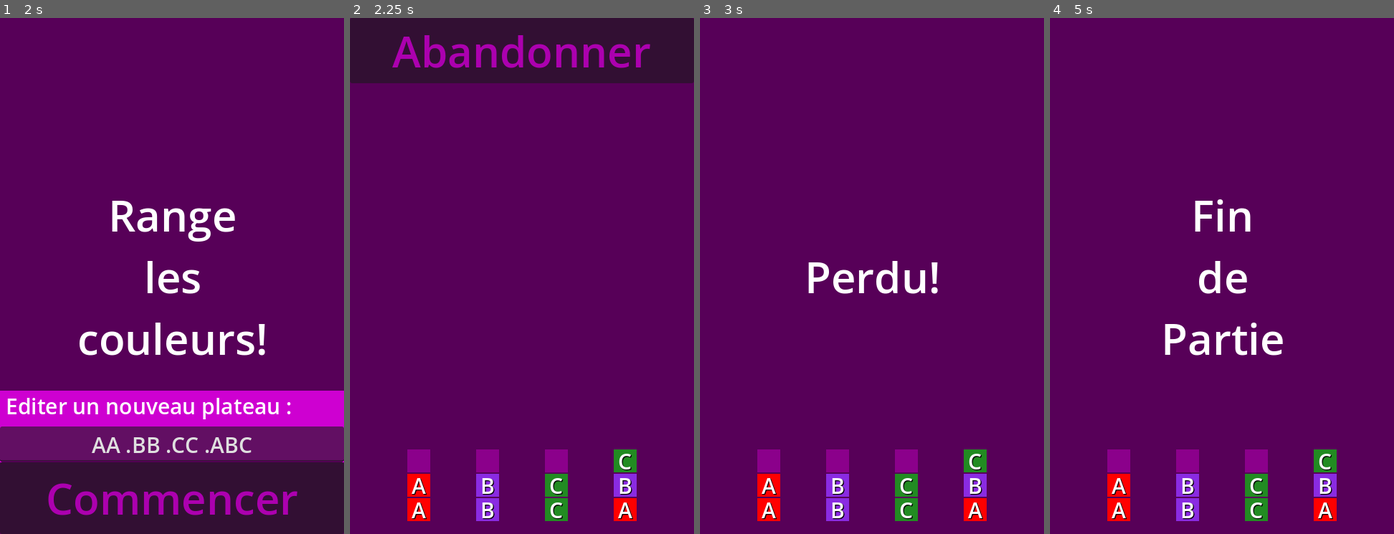
Above: before the commit, frames 1-4 (left to right).
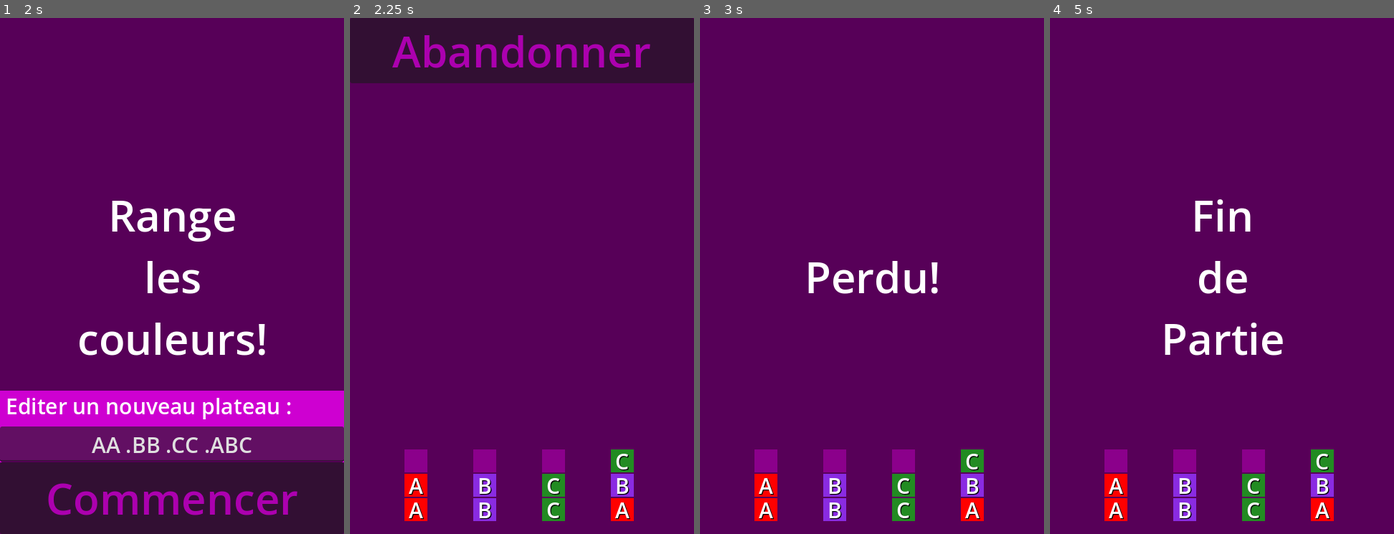
Above: after the commit, the same moments.

Repository: leguims/godot-color-sort-for-anna
Game: Godot game, scene res://Scenes/Principal/principal.tscn
Two runs of this game, one before a commit and one after it. Both use one fixed random seed, a clock stepped at 60 frames per second and the inputs below.
Inputs (mouse positions are in pixels of both pictures, inside the frame that each line leads up to):
- Up to frame 1 (2 s): tap Enter at 0.5 s; move the mouse to (247, 250) at 0.52 s; click (247, 250) at 0.67 s; tap Space at 1.25 s; move the mouse to (103, 301) at 1.27 s; click (103, 301) at 1.42 s
- Up to frame 2 (2.25 s): click "Commencer" at 2 s
- Up to frame 3 (3 s): click "Abandonner" at 2.75 s
- Up to frame 4 (5 s): tap Enter at 3.5 s; move the mouse to (1256, 162) at 3.52 s; click (1256, 162) at 3.67 s; tap Space at 4.25 s; move the mouse to (1204, 379) at 4.27 s; click (1204, 379) at 4.42 s

Frame 1 is identical in both runs. In frame 2, 1.8% of the frame differs, in the area x 15-84%, y 83-98%; in frame 3, 1.8%; in frame 4, 1.8%.

Commit message:
Surbrillance lors de la selection/deselection des piles.

Diff:
--- a/Scenes/Jeton/jeton.gd
+++ b/Scenes/Jeton/jeton.gd
@@ -46,14 +46,6 @@
 	# Enregistrer les positions initiales
 	position_initiale_carre = $Carre.position
 	position_initiale_nom = $Nom.position
-	if false:
-		choisir_reference(0)
-		choisir_jeton(9)
-	while false:
-		for i in range(len(_jetons)):
-			choisir_reference(i)
-			choisir_jeton(i)
-			await get_tree().create_timer(1.0).timeout
 
 
 # Called every frame. 'delta' is the elapsed time since the previous frame.
@@ -78,16 +70,19 @@
 
 func choisir_position(position : Vector2) -> void:
 	$Carre.set_position(position_initiale_carre + position)
-	# print("choisir_position : $Carre.position = ", position_courante)
+	# print("Jeton.choisir_position : $Carre.position = ", $Carre.get_position())
 
 	$Nom.set_position(position_initiale_nom + position)
-	# print("choisir_position : $Nom.position = ", position_courante)
+	# print("Jeton.choisir_position : $Nom.position = ", $Nom.get_position())
 
 func hauteur() -> int:
 	return $Carre.size.y
 
 func largeur() -> int:
 	return $Carre.size.x
+
+func position() -> Vector2:
+	return $Carre.position
 
 func est_vide() -> bool:
 	return indice_jeton == Plateau.ESPACE
--- a/Scenes/Pile/pile.gd
+++ b/Scenes/Pile/pile.gd
@@ -6,72 +6,16 @@
 
 @export var jeton_scene: PackedScene
 var liste_jetons = []
+var reference_parent
+
 var position = Vector2(0, 720)
-var reference_parent
+var marge = 4
+
+var couleur_de_deselection = Color("580058")
+var couleur_de_selection = Color("b800b8")
 
 # Called when the node enters the scene tree for the first time.
 func _ready() -> void:
-	if false:
-			print("est vide : ", est_vide())
-			print("est pleine : ", est_pleine())
-			print("est terminé : ", est_termine())
-
-			effacer_la_pile()
-			ajouter_les_jetons([0,0,0,0])
-			print("[0,0,0,0]")
-			print("est vide : ", est_vide())
-			print("est pleine : ", est_pleine())
-			print("est terminé : ", est_termine())
-			print("quelle_est_la_couleur_au_sommet : ",quelle_est_la_couleur_au_sommet())
-			print("combien_de_cases_vides_au_sommet : ",combien_de_cases_vides_au_sommet())
-			print("accepte_jeton(0,1) : ",accepte_jeton(0,1))
-			print("accepte_jeton(0,0) : ",accepte_jeton(0,0))
-			print("ajouter 0 : ", ajouter_le_jeton_dans_le_vide(0))
-			print("retirer : ", retirer_le_dernier_jeton())
-			for j in liste_jetons:
-				print(j.indice_jeton)
-
-			effacer_la_pile()
-			ajouter_les_jetons([0,1,0,32])
-			print("[0,1,0,32]")
-			print("est vide : ", est_vide())
-			print("est pleine : ", est_pleine())
-			print("est terminé : ", est_termine())
-			print("quelle_est_la_couleur_au_sommet : ",quelle_est_la_couleur_au_sommet())
-			print("combien_de_cases_vides_au_sommet : ",combien_de_cases_vides_au_sommet())
-			print("accepte_jeton(0,1) : ",accepte_jeton(0,1))
-			print("accepte_jeton(1,1) : ",accepte_jeton(1,1))
-			print("accepte_jeton(0,2) : ",accepte_jeton(0,2))
-			print("ajouter 1 : ", ajouter_le_jeton_dans_le_vide(1))
-			print("ajouter 0 : ", ajouter_le_jeton_dans_le_vide(0))
-			for j in liste_jetons:
-				print(j.indice_jeton)
-
-			effacer_la_pile()
-			ajouter_les_jetons([32])
-			print("[32]")
-			print("est vide : ", est_vide())
-			print("est pleine : ", est_pleine())
-			print("est terminé : ", est_termine())
-			print("accepte_jeton(0,1) : ",accepte_jeton(0,1))
-			print("accepte_jeton(0,2) : ",accepte_jeton(0,2))
-			print("ajouter 1 : ", ajouter_le_jeton_dans_le_vide(1))
-			for j in liste_jetons:
-				print(j.indice_jeton)
-			print("retirer : ", retirer_le_dernier_jeton())
-			for j in liste_jetons:
-				print(j.indice_jeton)
-
-	if false:
-		var valide
-		valide = est_valide([0,3,32])
-		print("est_valide([0,3,32]) = ",valide)
-		valide = est_valide([32,0,3])
-		print("est_valide([32,0,3]) = ",valide)
-		valide = est_valide([0,32,3])
-		print("est_valide([0,32,3]) = ",valide)
-	if false:
-		ajouter_les_jetons(range(14))
 	pass
 
 
@@ -110,6 +54,13 @@
 
 		# Definir le type du jeton
 		jeton.choisir_jeton(jeton_courant)
+
+	# Definir la taille du fond de pile
+	var size = Vector2(largeur(), hauteur() )
+	$Fond.set_size(size)
+
+	# Definir la position du fond de pile
+	_choisir_position_fond(Vector2(0, 720))
 	return true # pile valide
 
 func ajouter_le_jeton_dans_le_vide(jeton_a_ajouter : int) -> bool:
@@ -145,17 +96,31 @@
 	# Changer la position de tous les jetons
 	for jeton_courant in liste_jetons:
 		var position_jeton = _calculer_la_position_du_jeton(indice_jeton)
+		print("Pile.choisir_position : position_jeton = ", position_jeton)
 		jeton_courant.choisir_position( position_jeton )
 		indice_jeton += 1
+	_choisir_position_fond(nouvelle_position)
+
+func _choisir_position_fond(nouvelle_position : Vector2) -> void:
+	if liste_jetons:
+		# Position du dernier jeton + Centrage de la pile
+		$Fond.set_position(liste_jetons[-1].position() - Vector2(marge, marge))
+		print("Pile.choisir_position $Fond.get_position()", $Fond.get_position())
+
+func selectionner() -> void:
+	$Fond.color = couleur_de_selection
+
+func deselectionner() -> void:
+	$Fond.color = couleur_de_deselection
 
 func largeur() -> int:
 	if liste_jetons:
-		return liste_jetons[0].largeur()
+		return liste_jetons[0].largeur() + 2 * marge
 	return 0
 
 func hauteur() -> int:
 	if liste_jetons:
-		return (liste_jetons[0].hauteur() + 2) * len(liste_jetons)
+		return (liste_jetons[0].hauteur() + 2) * len(liste_jetons) + 2 * marge
 	return 0
 
 func effacer_la_pile() -> void:
--- a/Scenes/Pile/pile.tscn
+++ b/Scenes/Pile/pile.tscn
@@ -6,3 +6,8 @@
 [node name="Pile" type="Node"]
 script = ExtResource("1_royl6")
 jeton_scene = ExtResource("2_qesri")
+
+[node name="Fond" type="ColorRect" parent="."]
+offset_right = 40.0
+offset_bottom = 40.0
+color = Color(0.345098, 0, 0.345098, 1)
--- a/Scenes/Plateau/plateau.gd
+++ b/Scenes/Plateau/plateau.gd
@@ -1,7 +1,6 @@
 extends Node
 
 class_name Plateau
-
 
 signal victoire
 signal plateau_invalide
@@ -16,50 +15,6 @@
 
 # Called when the node enters the scene tree for the first time.
 func _ready() -> void:
-	if false:
-		commencer_un_nouveau_plateau("ABCDE.FGHIJ.KLMNO.PQRST.UVWXY.Z ")
-	if false:
-		await get_tree().create_timer(15.0).timeout
-		victoire.emit()
-	if false:
-		await get_tree().create_timer(5.0).timeout
-		plateau_invalide.emit()
-	if false:
-		#_creer_un_plateau( [ range(4), range(2,6), range(2,4) ] )
-		_decoder_pile('AABC')
-		_decoder_pile('ABCG')
-
-		var plateau = _decoder_plateau("ABC.AAB.CC .   ")
-		_creer_un_plateau(plateau)
-		# Sleep
-		await get_tree().create_timer(5.0).timeout
-		effacer_le_plateau()
-
-		plateau = _decoder_plateau("ABC.AAB.CC .   .EFG.MNOMNONONONONO")
-		_creer_un_plateau(plateau)
-		# Sleep
-		await get_tree().create_timer(5.0).timeout
-		effacer_le_plateau()
-
-		plateau = _decoder_plateau("AB.CJ.AAB.CC .   .DEFG.HIJKLMJ.NO.MNO.NON.ONO.NO")
-		_creer_un_plateau(plateau)
-		# Sleep
-		await get_tree().create_timer(5.0).timeout
-		effacer_le_plateau()
-
-		commencer_un_nouveau_plateau("ABC.AAB.CC .   ")
-		await get_tree().create_timer(5.0).timeout
-		effacer_le_plateau()
-
-		commencer_un_nouveau_plateau("ABC.AAB.CC .   .EFG.MNOMNONONONONO")
-		await get_tree().create_timer(5.0).timeout
-		effacer_le_plateau()
-
-		commencer_un_nouveau_plateau("AB.CJ.AAB.CC .   .DEFG.HIJKLMJ.NO.MNO.NON.ONO.NO")
-
-		var scr_size = DisplayServer.screen_get_size()
-		var win_size = DisplayServer.window_get_size()
-		pass
 	pass
 
 # Called every frame. 'delta' is the elapsed time since the previous frame.
@@ -70,14 +25,6 @@
 	if est_valide(plateau_texte):
 		var plateau = _decoder_plateau(plateau_texte)
 		_creer_un_plateau(plateau)
-		# TODO : Code de test
-		if false:
-			await get_tree().create_timer(5.0).timeout
-			#if randi_range(0, 1):
-			if true:
-				victoire.emit()
-			else:
-				plateau_invalide.emit()
 	else:
 		plateau_invalide.emit()
 
@@ -88,6 +35,7 @@
 	liste_piles.clear()
 	$BoutonAbandon.show()
 
+
 func est_valide(plateau_texte : String) -> bool:
 	# Vérifier si chaque pile est valide
 	for pile in _decoder_plateau(plateau_texte):
@@ -97,13 +45,13 @@
 
 func _decoder_plateau(plateau_texte : String) -> Array:
 	plateau_texte = plateau_texte.to_upper()
-	print("decoder_plateau : ", plateau_texte)
+	#print("decoder_plateau : ", plateau_texte)
 	var plateau_liste = []
 	#plateau_texte = plateau_texte.replace(' ','')
 	for pile in plateau_texte.split('.'):
 		plateau_liste.append(_decoder_pile(pile))
-	print("  decoder_plateau : ", plateau_texte, " => ", plateau_liste)
-	print("decoder_plateau : fin")
+	#print("  decoder_plateau : ", plateau_texte, " => ", plateau_liste)
+	#print("decoder_plateau : fin")
 	return plateau_liste
 
 func _decoder_pile(pile_texte : String) -> Array:
@@ -114,7 +62,7 @@
 		string2int[String.chr(ESPACE)] = ESPACE # chr(ESPACE)=' '
 	for c in pile_texte:
 		pile_liste.append(string2int[c])
-	print("  decoder_pile : ", pile_texte, " => ", pile_liste)
+	#print("  decoder_pile : ", pile_texte, " => ", pile_liste)
 	return pile_liste
 
 func _creer_un_plateau(piles : Array) -> void:
@@ -162,7 +110,8 @@
 		position_pile.x = ecart_entre_piles_x * (1 + indice_pile) - 0.5 * largeur_pile
 		position_pile.y = taille_fenetre_jeu.y - marge_y
 		if indice_pile == 0:
-			print("calculer_la_position_de_la_pile : nb_piles = ", nb_piles)
+			#print("calculer_la_position_de_la_pile : nb_piles = ", nb_piles)
+			pass
 	else :
 		# Gérer 2 lignes de piles
 		nb_ecarts = int((nb_piles -1) / 2 + 2) # (nb_piles-1)/2 = ecarts + 2 marges
@@ -175,12 +124,14 @@
 			else:
 				position_pile.y = (taille_fenetre_jeu.y / 2) - marge_y
 			if indice_pile == 0:
-				print("calculer_la_position_de_la_pile : nb_piles = ", nb_piles)
+				#print("calculer_la_position_de_la_pile : nb_piles = ", nb_piles)
+				pass
 		else:
 			if indice_pile == 0:
 				# TODO : Gérer N lignes en fonction de la hauteur de pile !
 				# TODO : Gérer les piles de tailes différentes
-				print("calculer_la_position_de_la_pile : Trop de piles ! nb_piles = ", nb_piles)
+				#print("calculer_la_position_de_la_pile : Trop de piles ! nb_piles = ", nb_piles)
+				pass
 		pass
 	return position_pile
 
@@ -189,6 +140,8 @@
 	if sauvegarde_indice_pile_depart == -1:
 		$SelectionPile.start()
 		sauvegarde_indice_pile_depart = indice_pile
+		# Selecitonner la pile de depart
+		liste_piles[sauvegarde_indice_pile_depart].selectionner()
 	else:
 		$SelectionPile.stop()
 		if realiser_le_tansfert_de_pile(sauvegarde_indice_pile_depart, indice_pile):
@@ -209,6 +162,8 @@
 	return termine
 
 func _on_selection_pile_timeout() -> void:
+	# Deselecitonner la pile de depart
+	liste_piles[sauvegarde_indice_pile_depart].deselectionner()
 	# Annulation du coup en cours
 	sauvegarde_indice_pile_depart = -1
 	print("Annulation du coup en cours")
Not shown, changed: Readme.md
